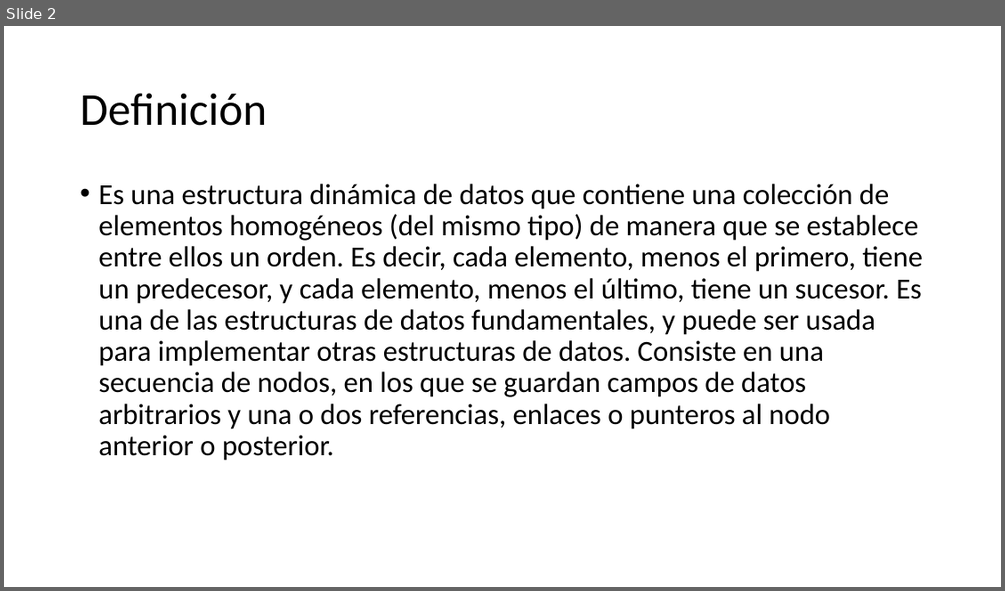
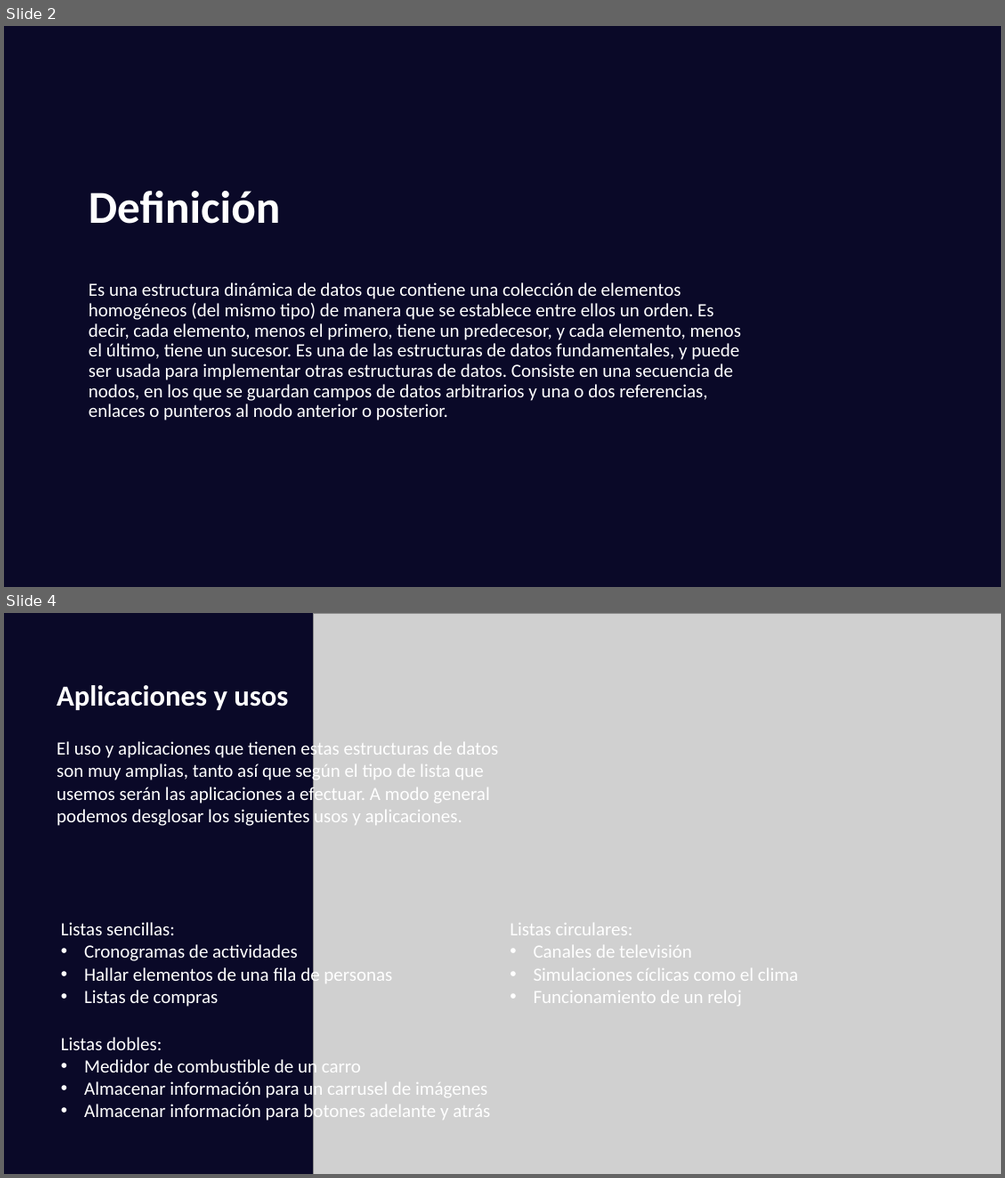
Before and after one commit to 987-Ismael-Romero/Listas, a slide deck: Expo/Expo_Listas.pptx. Shown one above the other, each under a label of ours: slide 2 before the commit, slides 2 and 4 after it; the slides between them are not shown. The pictures are 1005x591 and 1005x1178 pixels, drawn with LibreOffice and Linux fonts; fonts in the diff are those of the drawing; grey boxes stand for pictures. Boxes give left, top, right and bottom in pixels: in the first picture for what was removed or moved away, otherwise in the second. Text is boxed around its words. In the diff, an @@ line names an element or a change of style, - is before the commit and + after.

Commit message:
Creando Portada y Modificando
Modifique portada, añadi nombre de los integrantes, añadi información relacionada a mi tema y ordene las diapositivas

```diff
--- a/Expo/Expo_Listas.pptx
+++ b/Expo/Expo_Listas.pptx
@@ slide 4 added at [4,613,1001,1174], background #0A0928 @@
@@ picture added at [314,613,1001,1174] @@
@@ text added at [57,685,288,710], 28 pt, text #FFFFFF, bold @@
+Aplicaciones y usos
@@ text added at [57,739,498,826], 18 pt, text #FFFFFF @@
+El uso y aplicaciones que tienen estas estructuras de datos son muy amplias, tanto así que según el tipo de lista que usemos serán las aplicaciones a efectuar. A modo general podemos desglosar los siguientes usos y aplicaciones.
@@ text added at [61,922,392,1006], 18 pt, text #FFFFFF @@
+Listas sencillas:
+• Cronogramas de actividades
+• Hallar elementos de una fila de personas
+• Listas de compras
@@ text added at [510,923,798,1005], 18 pt, text #FFFFFF @@
+Listas circulares:
+• Canales de televisión
+• Simulaciones cíclicas como el clima
+• Funcionamiento de un reloj
@@ text added at [61,1037,490,1123], 18 pt, text #FFFFFF @@
+Listas dobles:
+• Medidor de combustible de un carro
+• Almacenar información para un carrusel de imágenes
+• Almacenar información para botones adelante y atrás
@@ slide 2 changed as well @@
@@ background #FFFFFF to #0A0928 @@
@@ title "Definición": place and size @@
-title "Definición" at [80,93,267,126]
+title "Definición" at [89,191,280,224]
@@ title "Definición" at [89,191,280,224]: text colour #000000 to #FFFFFF, bold on @@
@@ text "Es una estructura dinámica de ...": place and size @@
-text "Es una estructura dinámica de ..." at [98,184,922,460]
+text "Es una estructura dinámica de ..." at [89,282,741,420]
@@ text "Es una estructura dinámica de ..." at [89,282,741,420]: size 28 to 18 pt, text colour #000000 to #FFFFFF; bullet • to none @@
```
Also in this commit, not shown: 1 other slide changed, 1 other slide added, 1 slide removed.
